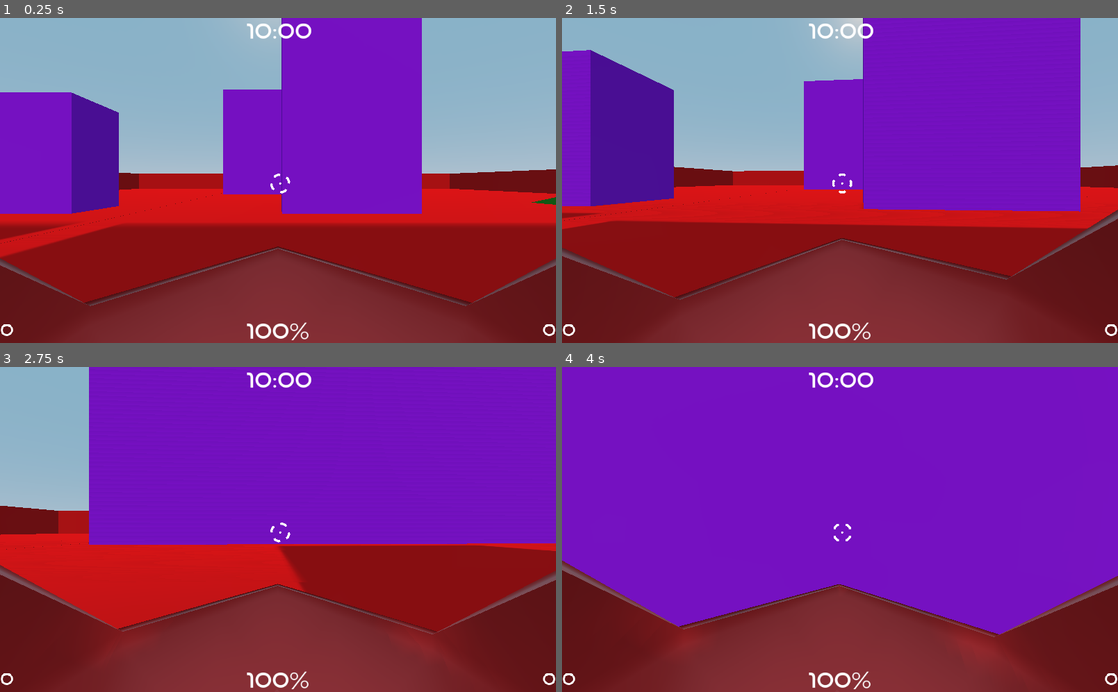
Above: before the commit, frames 1-4 (two rows, left to right).
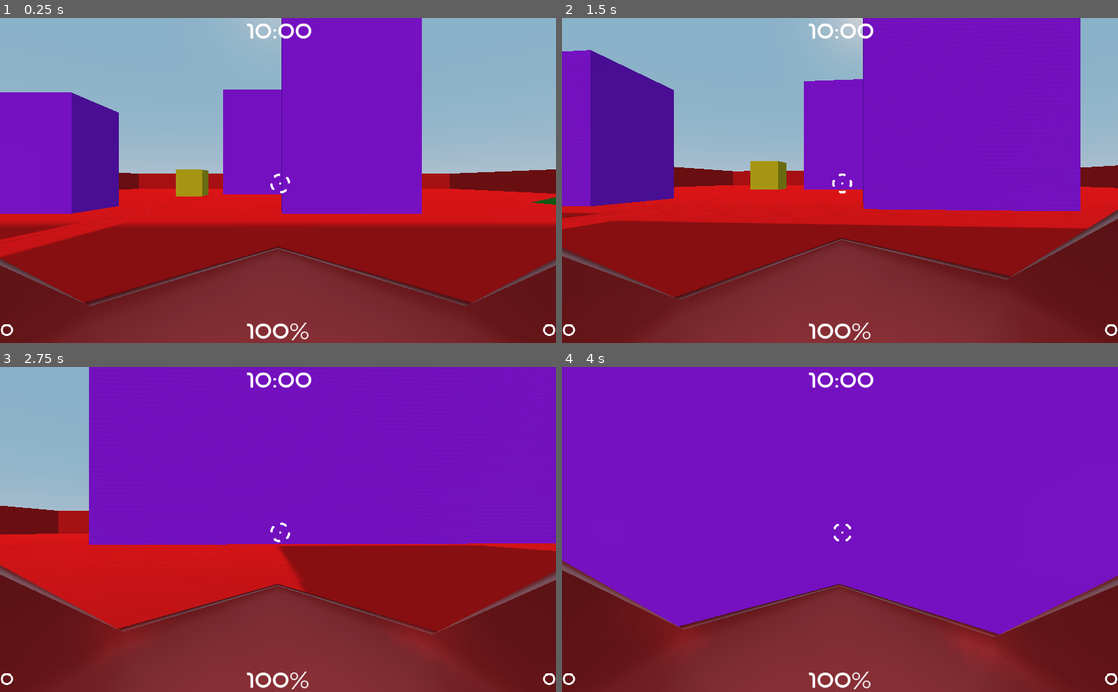
Above: after the commit, the same moments.

Repository: Leonmail2/ShooterShip
Game: Godot game, scene res://MainMenu.tscn
The game is run twice, just before and just after one commit, with the same random seed, the same clock (stepped at 60 frames per second) and the same inputs.
Inputs (mouse positions are in pixels of both pictures, inside the frame that each line leads up to):
- Up to frame 1 (0.25 s): no input
- Up to frame 2 (1.5 s): move the mouse to (867, 180) at 0.52 s; hold W (ui_up) from 0.53 s (still down); tap Space at 0.77 s; move the mouse to (812, 180) at 1.27 s
- Up to frame 3 (2.75 s): keep holding W (ui_up); tap Space at 1.52 s; move the mouse to (289, 523) at 2.02 s
- Up to frame 4 (4 s): keep holding W (ui_up); move the mouse to (834, 536) at 2.77 s; tap Space at 3.02, 3.77 s; move the mouse to (878, 532) at 3.52 s

The runs differ from the first frame. In frame 1, 0.5% of the frame differs, in the area x 31-38%, y 46-55%; in frame 2, 0.6%, in the area x 33-100%, y 44-60%; in frame 3, less than 0.1%; in frame 4, less than 0.1%.

Commit message:
Added cube of doom, pdf and video

Diff:
--- /dev/null
+++ b/Death_Cube.gd
@@ -0,0 +1,20 @@
+extends Area
+
+
+# Declare member variables here. Examples:
+# var a = 2
+# var b = "text"
+
+
+# Called when the node enters the scene tree for the first time.
+func _ready():
+	pass # Replace with function body.
+
+
+# Called every frame. 'delta' is the elapsed time since the previous frame.
+#func _process(delta):
+#	pass
+
+func _on_Death_Cube_body_entered(body):
+	if body is KinematicBody:
+		body.death("Cube Of Doom")
--- /dev/null
+++ b/Death_Cube.tscn
@@ -0,0 +1,24 @@
+[gd_scene load_steps=5 format=2]
+
+[ext_resource path="res://Death_Cube.gd" type="Script" id=1]
+
+[sub_resource type="BoxShape" id=1]
+extents = Vector3( 1, 1.1462, 1 )
+
+[sub_resource type="SpatialMaterial" id=2]
+albedo_color = Color( 1, 0.819608, 0, 1 )
+
+[sub_resource type="CubeMesh" id=3]
+material = SubResource( 2 )
+
+[node name="Death_Cube" type="Area"]
+transform = Transform( 76.9653, 0, 0, 0, 76.9653, 0, 0, 0, 76.9653, 0, 0, 0 )
+script = ExtResource( 1 )
+
+[node name="CollisionShape" type="CollisionShape" parent="."]
+shape = SubResource( 1 )
+
+[node name="MeshInstance" type="MeshInstance" parent="."]
+mesh = SubResource( 3 )
+material/0 = null
+[connection signal="body_entered" from="." to="." method="_on_Death_Cube_body_entered"]
--- a/GameManager.gd
+++ b/GameManager.gd
@@ -23,7 +23,7 @@
 
 # Called when the node enters the scene tree for the first time.
 func _ready():
-	new_game("Ramps")
+	pass
 
 func _process(delta):
 	pass
--- a/MainMenu.tscn
+++ b/MainMenu.tscn
@@ -1,9 +1,11 @@
-[gd_scene load_steps=5 format=2]
+[gd_scene load_steps=7 format=2]
 
+[ext_resource path="res://Ramps(gamelevel).tscn" type="PackedScene" id=1]
 [ext_resource path="res://player_ship.tscn" type="PackedScene" id=2]
 [ext_resource path="res://Main.gd" type="Script" id=3]
 [ext_resource path="res://GameManager.gd" type="Script" id=4]
 [ext_resource path="res://Server.gd" type="Script" id=5]
+[ext_resource path="res://Death_Cube.tscn" type="PackedScene" id=6]
 
 [node name="Main" type="Spatial"]
 script = ExtResource( 3 )
@@ -21,4 +23,18 @@
 
 [node name="Players" type="Spatial" parent="Client"]
 
+[node name="Death_Cube" parent="Client" instance=ExtResource( 6 )]
+transform = Transform( 10, 0, 0, 0, 10, 0, 0, 0, 10, -67.1065, 10.6253, -226.264 )
+
+[node name="Death_Cube2" parent="Client" instance=ExtResource( 6 )]
+transform = Transform( 10, 0, 0, 0, 10, 0, 0, 0, 10, 77.0724, 10.6253, -222.024 )
+
+[node name="Death_Cube3" parent="Client" instance=ExtResource( 6 )]
+transform = Transform( 10, 0, 0, 0, 10, 0, 0, 0, 10, 98.1605, 10.6253, 316.076 )
+
+[node name="Death_Cube4" parent="Client" instance=ExtResource( 6 )]
+transform = Transform( 10, 0, 0, 0, 10, 0, 0, 0, 10, -30.0446, 10.6253, 315.96 )
+
+[node name="Level" parent="Client" instance=ExtResource( 1 )]
+
 [node name="MainMenu" type="CanvasLayer" parent="."]
--- a/player_ship.tscn
+++ b/player_ship.tscn
@@ -247,51 +247,51 @@
 process_material = SubResource( 8 )
 draw_pass_1 = SubResource( 12 )
 
-[node name="Area" type="RigidBody" parent="."]
+[node name="collider" type="RigidBody" parent="."]
 mode = 1
 can_sleep = false
 
-[node name="CollisionShape" type="CollisionShape" parent="Area"]
+[node name="CollisionShape" type="CollisionShape" parent="collider"]
 transform = Transform( -1.55682e-08, -0.356159, 0, 1, -4.37114e-08, 0, 0, 0, 1, 4.42904, -1.62609, 2.42413 )
 shape = SubResource( 13 )
 disabled = true
 
-[node name="CollisionShape2" type="CollisionShape" parent="Area"]
+[node name="CollisionShape2" type="CollisionShape" parent="collider"]
 transform = Transform( -4.37114e-08, -1, 0, 1, -4.37114e-08, 0, 0, 0, 1, 2.94935, -1.20924, 2.42413 )
 shape = SubResource( 14 )
 disabled = true
 
-[node name="CollisionShape3" type="CollisionShape" parent="Area"]
+[node name="CollisionShape3" type="CollisionShape" parent="collider"]
 transform = Transform( 1, 0, 0, 0, -4.37114e-08, 1, 0, -1, -4.37114e-08, 2.12951, -2.9974, 1.89683 )
 shape = SubResource( 15 )
 disabled = true
 
-[node name="CollisionShape7" type="CollisionShape" parent="Area"]
+[node name="CollisionShape7" type="CollisionShape" parent="collider"]
 transform = Transform( 1.58678e-08, 0.363014, 0, 1, -4.37114e-08, 0, 0, 0, 1, -4.46532, -1.62609, 2.42413 )
 shape = SubResource( 13 )
 disabled = true
 
-[node name="CollisionShape6" type="CollisionShape" parent="Area"]
+[node name="CollisionShape6" type="CollisionShape" parent="collider"]
 transform = Transform( 4.45526e-08, 1.01925, 0, 1, -4.37114e-08, 0, 0, 0, 1, -2.95716, -1.20924, 2.42413 )
 shape = SubResource( 14 )
 disabled = true
 
-[node name="CollisionShape5" type="CollisionShape" parent="Area"]
+[node name="CollisionShape5" type="CollisionShape" parent="collider"]
 transform = Transform( -1.01925, 0, 0, 0, -4.37114e-08, 1, 0, -1, -4.37114e-08, -2.12154, -2.9974, 1.89683 )
 shape = SubResource( 15 )
 disabled = true
 
-[node name="CollisionShape4" type="CollisionShape" parent="Area"]
+[node name="CollisionShape4" type="CollisionShape" parent="collider"]
 transform = Transform( 1.25464, 0, 0, 0, 1.35795, 0, 0, 0, 2.19052, 0, -0.405318, 1.78504 )
 shape = SubResource( 16 )
 disabled = true
 
-[node name="CollisionShape8" type="CollisionShape" parent="Area"]
+[node name="CollisionShape8" type="CollisionShape" parent="collider"]
 transform = Transform( -1.05131e-08, -0.240512, 0, 1, -4.37114e-08, 0, 0, 0, 1.24234, -5.82642, -2.46639, 3.6216 )
 shape = SubResource( 17 )
 disabled = true
 
-[node name="CollisionShape9" type="CollisionShape" parent="Area"]
+[node name="CollisionShape9" type="CollisionShape" parent="collider"]
 transform = Transform( -1.05131e-08, -0.240512, 0, 1, -4.37114e-08, 0, 0, 0, 1.24234, 5.81757, -2.46639, 3.6216 )
 shape = SubResource( 17 )
 disabled = true
Not shown, added: Copy of G12 CS Project.pdf
Not shown, added: ShooterShip 2020-05-21 20-23-37.mp4
